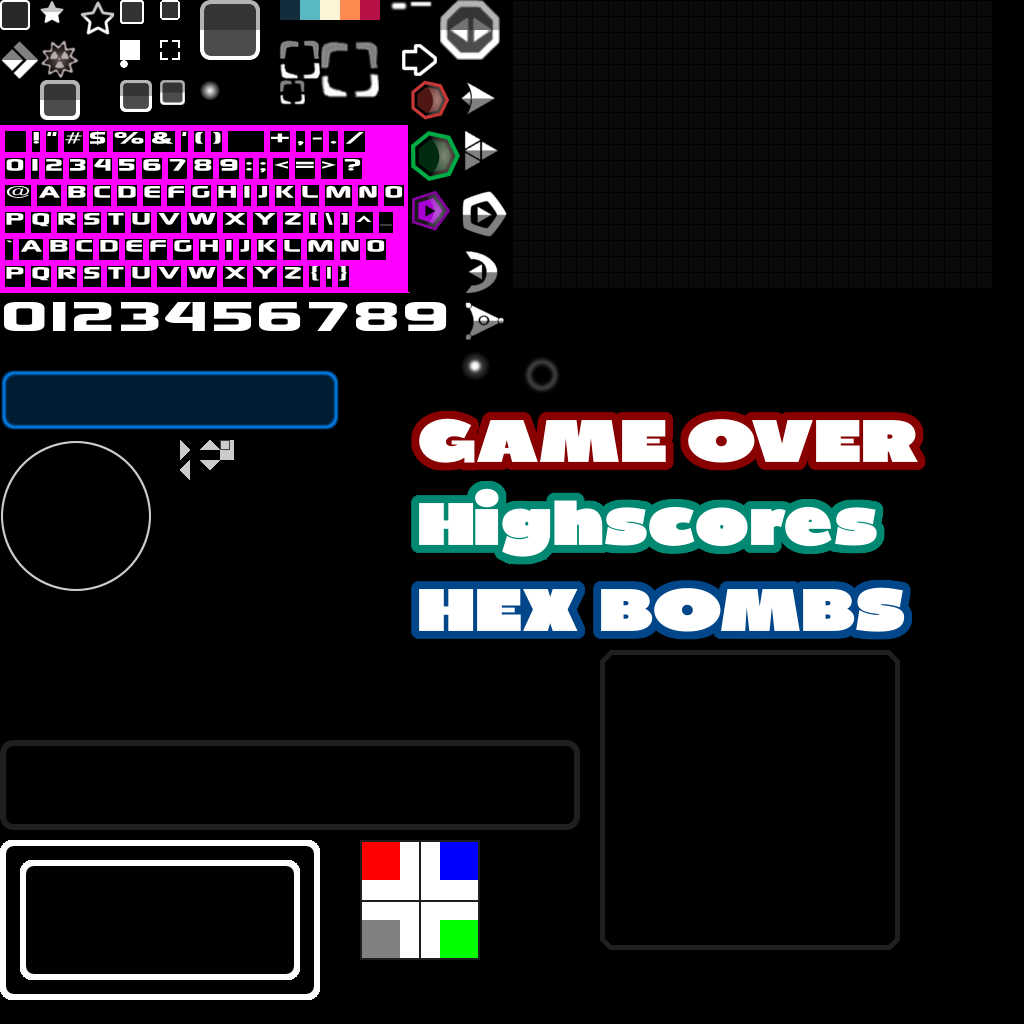
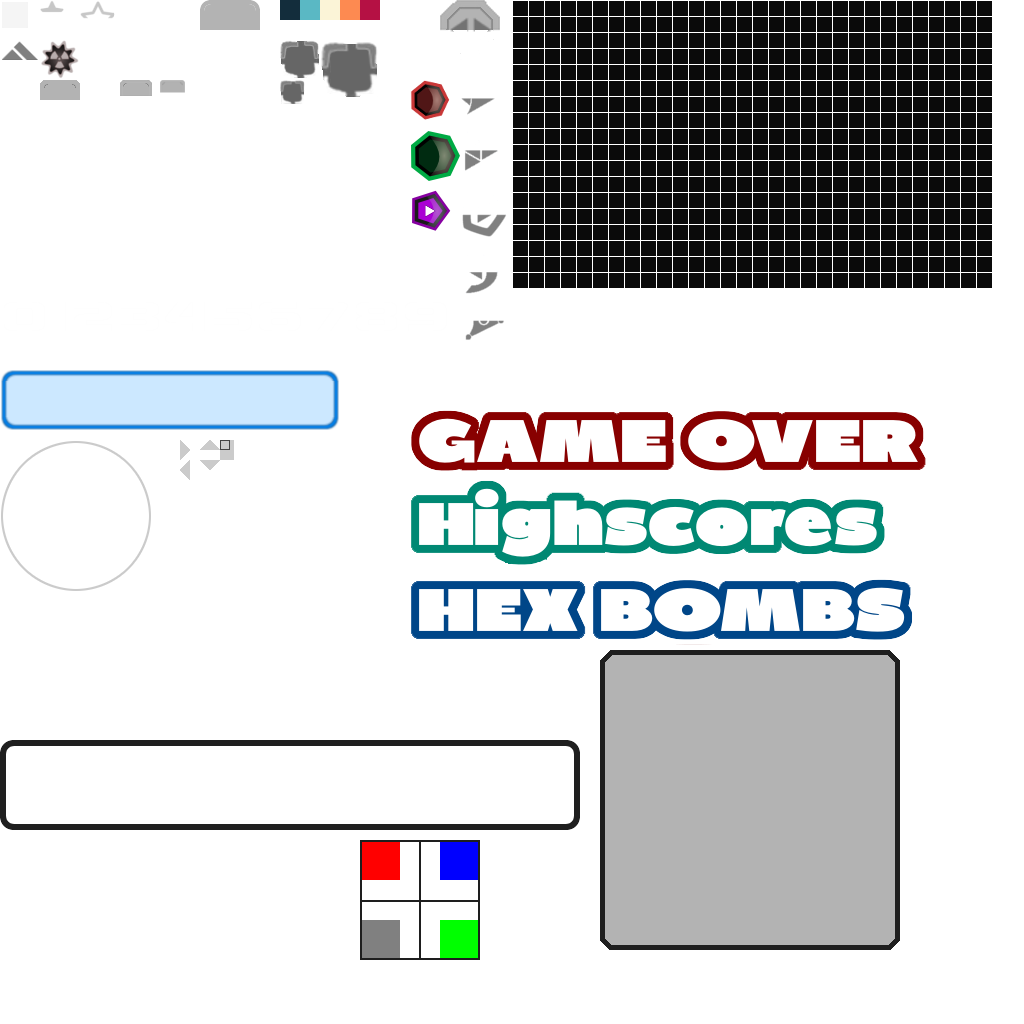
Layer changes from the first 1024x1024 image to the second:
painted on "Ebene #13" over [0, 125, 410, 293]
hid "Ebene #7" over [0, 0, 1024, 1024]
